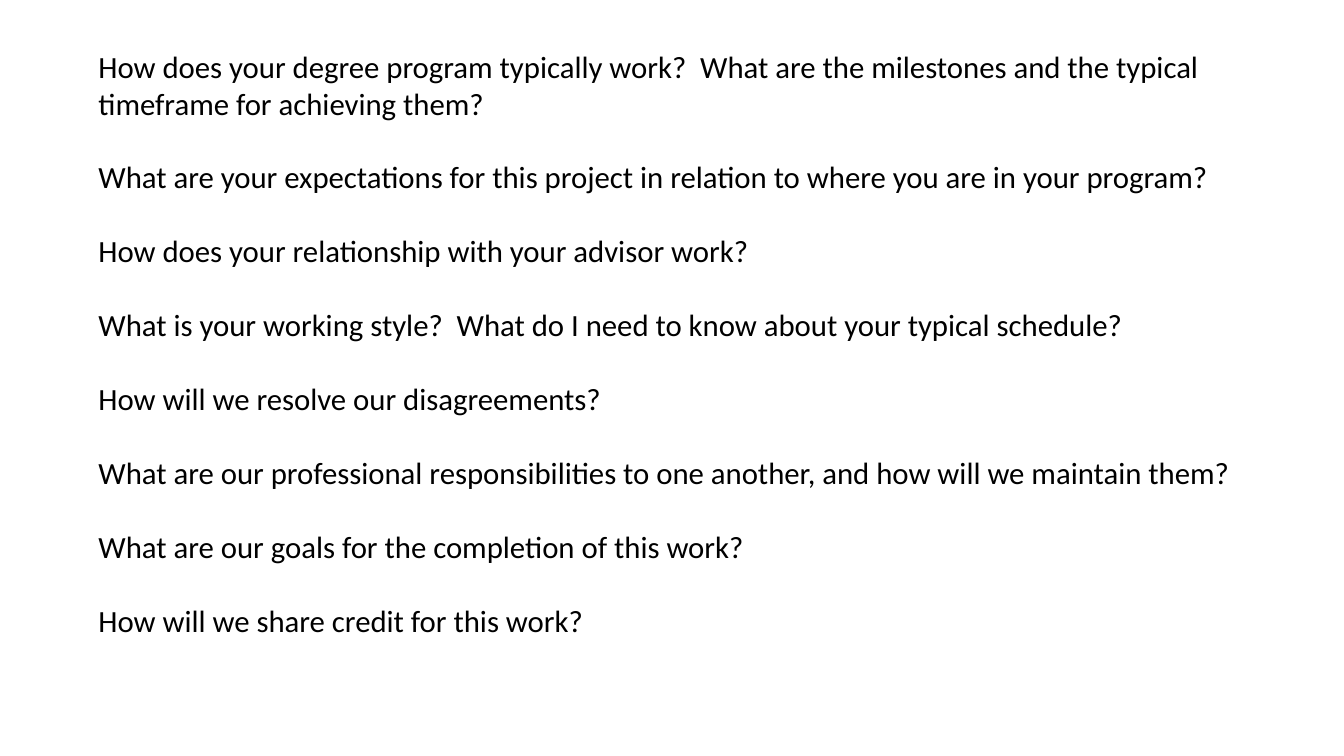
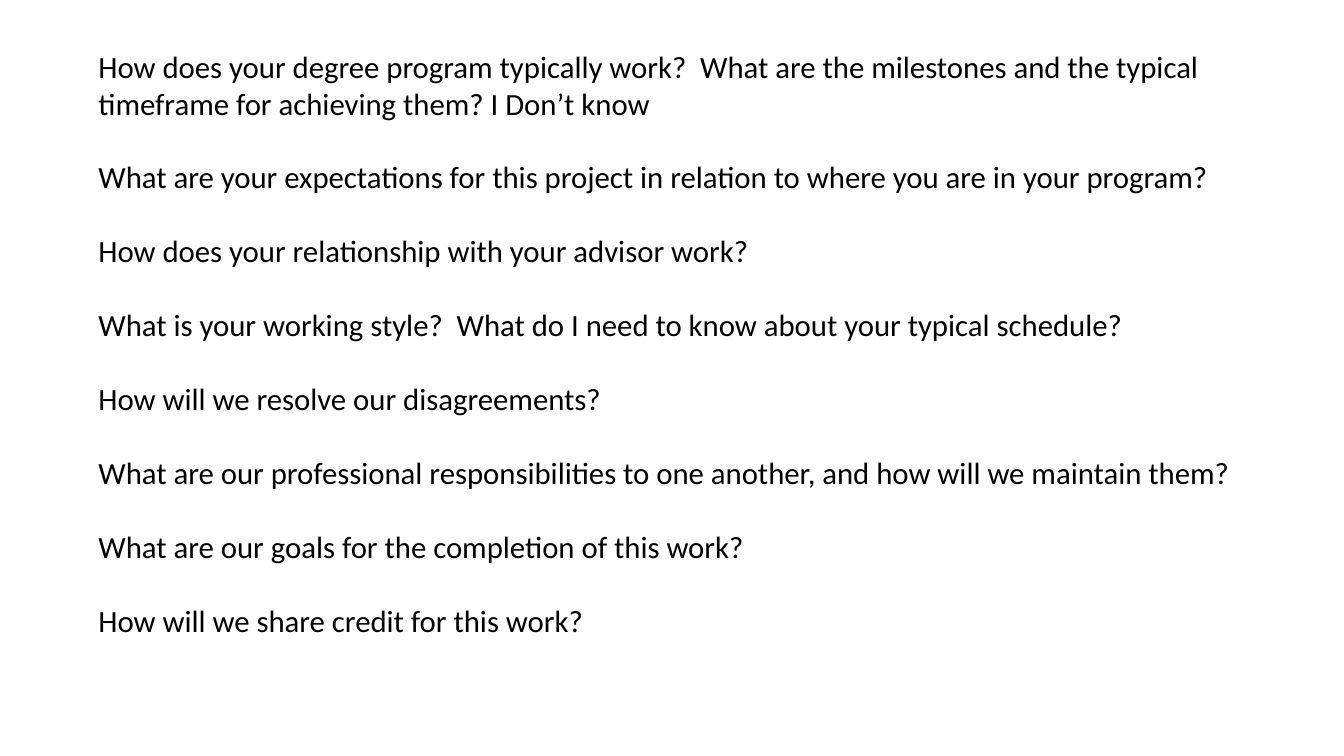
Before and after one commit to mrucker/dsi-values, a slide deck: slide 1 of compact questions (Mark).pptx. Drawn at 1344x756 pixels with LibreOffice and Linux fonts; fonts in the diff are those of the drawing. Boxes give left, top, right and bottom in pixels: in the first picture for what was removed or moved away, otherwise in the second. Text is boxed around its words. In the diff, an @@ line names an element or a change of style, - is before the commit and + after.

Commit message:
Answered first compact question

```diff
--- a/compact questions (Mark).pptx
+++ b/compact questions (Mark).pptx
@@ text at (x1=98, y1=56, x2=1198, y2=121): text changed @@
-How does your degree program typically work? What are the milestones and the typical timeframe for achieving them?
+How does your degree program typically work? What are the milestones and the typical timeframe for achieving them? I Don’t know
```
